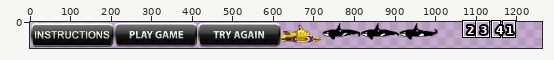
Sprite sheet -- subAssault/assets/images/atlas.png. Above, an overview of the earlier version with the close-up marked.
Close-up. Earlier state:
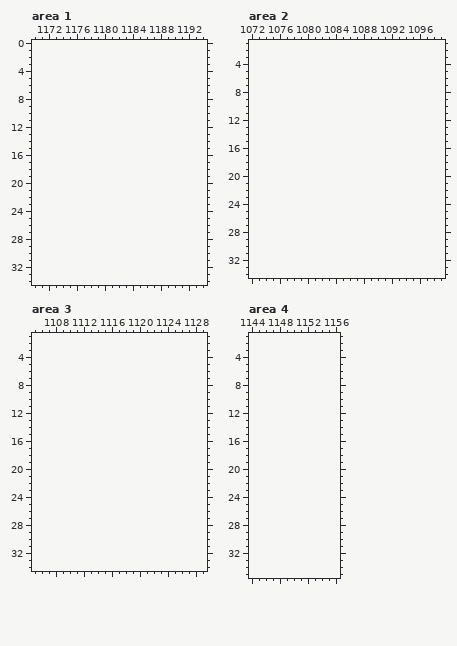
The file is 1007x64 pixels. Pixels under 10% opacity are left out. Colours within 5 levels of each other are drawn and written as one. Shown: area 1: x 1170..1194, y 0..34; area 2: x 1072..1099, y 1..34; area 3: x 1105..1129, y 1..34; area 4: x 1144..1156, y 1..35. The old version is drawn lined up with the new one, on the new canvas. The commit also changed other parts of the picture, which this record leaves out.
Once edited:
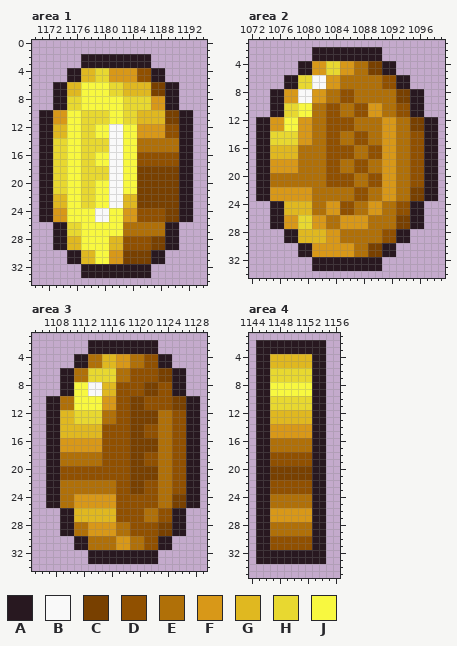
Palette (. is transparent): A #281820  B #f9f9f9  C #784000  D #905000  E #b07008  F #d89818  G #e0b820  H #e8d830  J #f8f840
The edit:
canvas 1007x64 -> 1263x64
--- area 1
@@ x 1170..1194 @@
  1 .........................
- 2 .........................
- 3 .........................
- 4 .........................
- 5 .........................
- 6 .........................
- 7 .........................
- 8 .........................
- 9 .........................
-10 .........................
-11 .........................
-12 .........................
-13 .........................
-14 .........................
-15 .........................
-16 .........................
-17 .........................
-18 .........................
-19 .........................
-20 .........................
-21 .........................
-22 .........................
-23 .........................
-24 .........................
-25 .........................
-26 .........................
-27 .........................
-28 .........................
-29 .........................
-30 .........................
-31 .........................
-32 .........................
-33 .........................
+ 2 .......AAAAAAAAAA........
+ 3 .......AAAAAAAAAA........
+ 4 .....AAGGHHFFFFDDAA......
+ 5 .....AAGGHHFFFFDDAA......
+ 6 ...AAGGJJJJHHGGGGCCAA....
+ 7 ...AAGGJJJJHHGGGGCCAA....
+ 8 ...AAHHJJJJJJHHHHFFAA....
+ 9 ...AAHHJJJJJJHHHHFFAA....
+10 .AAFFJJHHHHJJHHGGGGCCAA..
+11 .AAFFJJHHHHJJHHGGGGCCAA..
+12 .AAGGJJHHJJBBJJFFFFDDAA..
+13 .AAGGJJHHJJBBJJFFFFDDAA..
+14 .AAHHJJHHHHBBJJEEEEEEAA..
+15 .AAHHJJHHHHBBJJEEEEEEAA..
+16 .AAHHJJHHJJBBJJDDDDDDAA..
+17 .AAHHJJHHJJBBJJDDDDDDAA..
+18 .AAHHJJHHHHBBJJCCCCCCAA..
+19 .AAHHJJHHHHBBJJCCCCCCAA..
+20 .AAHHJJHHJJBBJJCCCCCCAA..
+21 .AAHHJJHHJJBBJJCCCCCCAA..
+22 .AAGGJJHHJJBBGGCCCCCCAA..
+23 .AAGGJJHHJJBBGGCCCCCCAA..
+24 .AAFFJJJJBBJJFFDDDDCCAA..
+25 .AAFFJJJJBBJJFFDDDDCCAA..
+26 ...AAHHJJJJJJEEEEEEAA....
+27 ...AAHHJJJJJJEEEEEEAA....
+28 ...AAGGJJJJGGDDDDCCAA....
+29 ...AAGGJJJJGGDDDDCCAA....
+30 .....AAGGJJFFCCCCAA......
+31 .....AAGGJJFFCCCCAA......
+32 .......AAAAAAAAAA........
+33 .......AAAAAAAAAA........
 34 .........................
--- area 2
@@ x 1072..1099 @@
  1 ............................
- 2 ............................
- 3 ............................
- 4 ............................
- 5 ............................
- 6 ............................
- 7 ............................
- 8 ............................
- 9 ............................
-10 ............................
-11 ............................
-12 ............................
-13 ............................
-14 ............................
-15 ............................
-16 ............................
-17 ............................
-18 ............................
-19 ............................
-20 ............................
-21 ............................
-22 ............................
-23 ............................
-24 ............................
-25 ............................
-26 ............................
-27 ............................
-28 ............................
-29 ............................
-30 ............................
-31 ............................
-32 ............................
-33 ............................
+ 2 .........AAAAAAAAAA.........
+ 3 .........AAAAAAAAAA.........
+ 4 .......AAFFHHFFEECCAA.......
+ 5 .......AAFFHHFFEECCAA.......
+ 6 .....AAHHBBFFEEEEEEDDAA.....
+ 7 .....AAHHBBFFEEEEEEDDAA.....
+ 8 ...AAFFBBFFEEDDEEEEEECCAA...
+ 9 ...AAFFBBFFEEDDEEEEEECCAA...
+10 ...AAHHJJEEDDEEDDFFEEDDAA...
+11 ...AAHHJJEEDDEEDDFFEEDDAA...
+12 .AAFFJJFFEEDDDDEEEEFFEECCAA.
+13 .AAFFJJFFEEDDDDEEEEFFEECCAA.
+14 .AAHHHHFFEEDDEEDDEEFFEEDDAA.
+15 .AAHHHHFFEEDDEEDDEEFFEEDDAA.
+16 .AAGGGGEEEEDDDDEEDDFFEEDDAA.
+17 .AAGGGGEEEEDDDDEEDDFFEEDDAA.
+18 .AAFFFFEEEEDDEEDDEEFFEEDDAA.
+19 .AAFFFFEEEEDDEEDDEEFFEEDDAA.
+20 .AAEEEEEEEEDDDDEEDDFFEEDDAA.
+21 .AAEEEEEEEEDDDDEEDDFFEEDDAA.
+22 .AAFFFFFFEEEEEEDDEEFFEECCAA.
+23 .AAFFFFFFEEEEEEDDEEFFEECCAA.
+24 ...AAGGGGEEFFDDEEFFEEDDAA...
+25 ...AAGGGGEEFFDDEEFFEEDDAA...
+26 ...AAFFHHFFEEFFFFEEEECCAA...
+27 ...AAFFHHFFEEFFFFEEEECCAA...
+28 .....AAGGGGFFEEEEEEDDAA.....
+29 .....AAGGGGFFEEEEEEDDAA.....
+30 .......AAFFFFFFEECCAA.......
+31 .......AAFFFFFFEECCAA.......
+32 .........AAAAAAAAAA.........
+33 .........AAAAAAAAAA.........
 34 ............................
--- area 3
@@ x 1105..1129 @@
  1 .........................
- 2 .........................
- 3 .........................
- 4 .........................
- 5 .........................
- 6 .........................
- 7 .........................
- 8 .........................
- 9 .........................
-10 .........................
-11 .........................
-12 .........................
-13 .........................
-14 .........................
-15 .........................
-16 .........................
-17 .........................
-18 .........................
-19 .........................
-20 .........................
-21 .........................
-22 .........................
-23 .........................
-24 .........................
-25 .........................
-26 .........................
-27 .........................
-28 .........................
-29 .........................
-30 .........................
-31 .........................
-32 .........................
-33 .........................
+ 2 ........AAAAAAAAAA.......
+ 3 ........AAAAAAAAAA.......
+ 4 ......AAEEGGFFEEDDAA.....
+ 5 ......AAEEGGFFEEDDAA.....
+ 6 ....AAEEHHHHEEDDDDCCAA...
+ 7 ....AAEEHHHHEEDDDDCCAA...
+ 8 ....AAJJBBGGDDDDCCDDAA...
+ 9 ....AAJJBBGGDDDDCCDDAA...
+10 ..AAEEJJJJFFDDCCDDDDCCAA.
+11 ..AAEEJJJJFFDDCCDDDDCCAA.
+12 ..AAGGHHHHEEDDCCCCEEDDAA.
+13 ..AAGGHHHHEEDDCCCCEEDDAA.
+14 ..AAGGGGGGDDDDCCDDEEDDAA.
+15 ..AAGGGGGGDDDDCCDDEEDDAA.
+16 ..AAFFFFFFDDDDCCCCEEDDAA.
+17 ..AAFFFFFFDDDDCCCCEEDDAA.
+18 ..AAEEEEEEDDDDCCDDEEDDAA.
+19 ..AAEEEEEEDDDDCCDDEEDDAA.
+20 ..AADDDDDDDDDDCCCCEEDDAA.
+21 ..AADDDDDDDDDDCCCCEEDDAA.
+22 ..AAEEEEEEEEDDCCDDEEDDAA.
+23 ..AAEEEEEEEEDDCCDDEEDDAA.
+24 ..AAEEFFFFFFDDDDDDEECCAA.
+25 ..AAEEFFFFFFDDDDDDEECCAA.
+26 ....AAGGGGGGDDDDEEDDAA...
+27 ....AAGGGGGGDDDDEEDDAA...
+28 ....AAEEFFFFEEDDDDCCAA...
+29 ....AAEEFFFFEEDDDDCCAA...
+30 ......AAEEEEFFEEDDAA.....
+31 ......AAEEEEFFEEDDAA.....
+32 ........AAAAAAAAAA.......
+33 ........AAAAAAAAAA.......
 34 .........................
--- area 4
@@ x 1144..1156 @@
  1 .............
- 2 .............
- 3 .............
- 4 .............
- 5 .............
- 6 .............
- 7 .............
- 8 .............
- 9 .............
-10 .............
-11 .............
-12 .............
-13 .............
-14 .............
-15 .............
-16 .............
-17 .............
-18 .............
-19 .............
-20 .............
-21 .............
-22 .............
-23 .............
-24 .............
-25 .............
-26 .............
-27 .............
-28 .............
-29 .............
-30 .............
-31 .............
-32 .............
-33 .............
+ 2 .AAAAAAAAAA..
+ 3 .AAAAAAAAAA..
+ 4 .AAGGGGGGAA..
+ 5 .AAGGGGGGAA..
+ 6 .AAHHHHHHAA..
+ 7 .AAHHHHHHAA..
+ 8 .AAJJJJJJAA..
+ 9 .AAJJJJJJAA..
+10 .AAHHHHHHAA..
+11 .AAHHHHHHAA..
+12 .AAGGGGGGAA..
+13 .AAGGGGGGAA..
+14 .AAFFFFFFAA..
+15 .AAFFFFFFAA..
+16 .AAEEEEEEAA..
+17 .AAEEEEEEAA..
+18 .AADDDDDDAA..
+19 .AADDDDDDAA..
+20 .AACCCCCCAA..
+21 .AACCCCCCAA..
+22 .AADDDDDDAA..
+23 .AADDDDDDAA..
+24 .AAEEEEEEAA..
+25 .AAEEEEEEAA..
+26 .AAFFFFFFAA..
+27 .AAFFFFFFAA..
+28 .AAEEEEEEAA..
+29 .AAEEEEEEAA..
+30 .AADDDDDDAA..
+31 .AADDDDDDAA..
+32 .AAAAAAAAAA..
+33 .AAAAAAAAAA..
 34 .............
Changed places in both close-ups, as pixel boxes (x1, y1, x2, y2):
added: (39, 54, 193, 278)
added: (256, 47, 438, 271)
added: (46, 340, 200, 564)
added: (256, 340, 326, 564)
